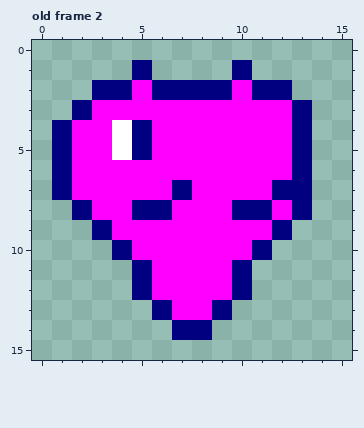
Pixel-art file -- art/aseprite/power_m1.aseprite. The first picture shows the starting point.
16x16 pixels, 2 frames. Shown: old frame 2. The commit also changed other frames, which this record leaves out.
After the commit:
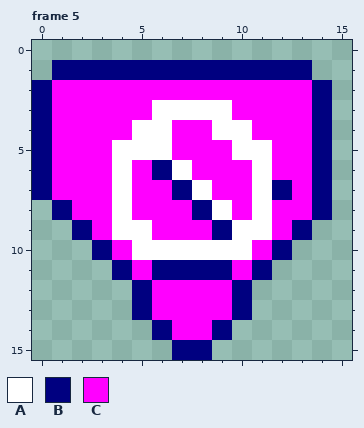
Palette (. is transparent): A #ffffff  B #000080  C #ff00ff
A new or re-ordered frame is compared with the old frame closest to it.
What changed:
frames 2 -> 6
Changed rows in their new state; - is an unchanged pixel.
Frame 5 is new; against old frame 2:
first column x 0:
 1 -BBBB-BBBB-BBB-
 2 BCCCC-CCCC-CCCB
 3 BCC---AAAA---CB
 4 BC--CAA--AA--CB
 5 BC---AA---AA-CB
 6 BC--A-BA---A-CB
 7 BC--A---A--A-CB
 8 -BC-ACC-BACA-CB
 9 --BCAA---BAACB-
10 ---BCAAAAAACB--
11 ----BCBBBBCB---
13 -----BC--CB----
14 ------BCCB-----
15 -------BB------
